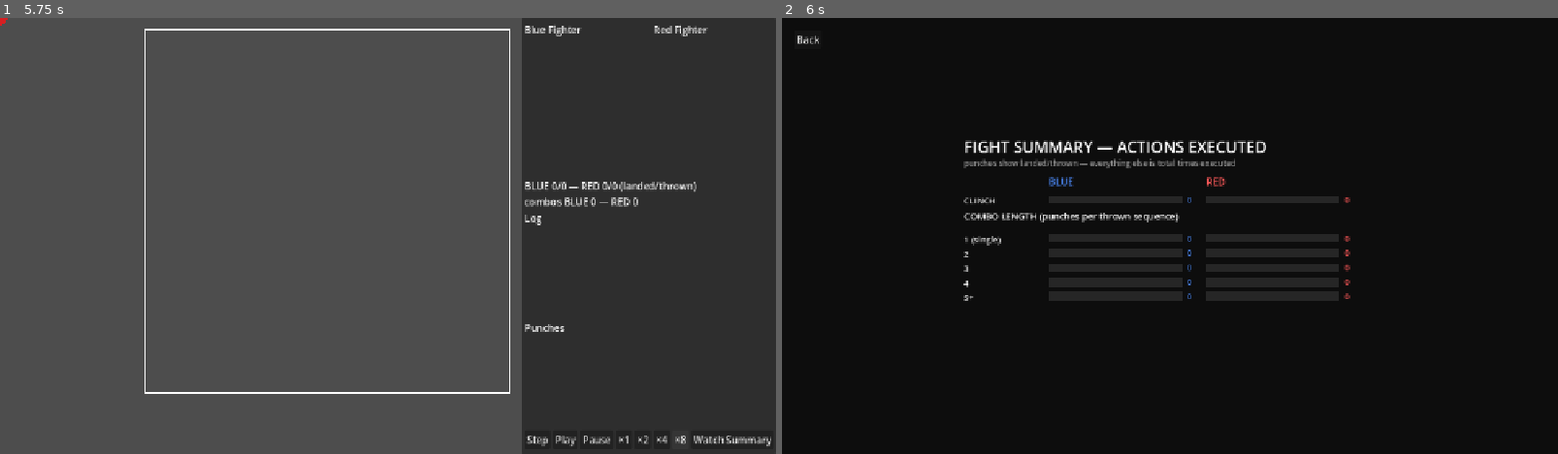
Above: before the commit, frames 1-2 (left to right).
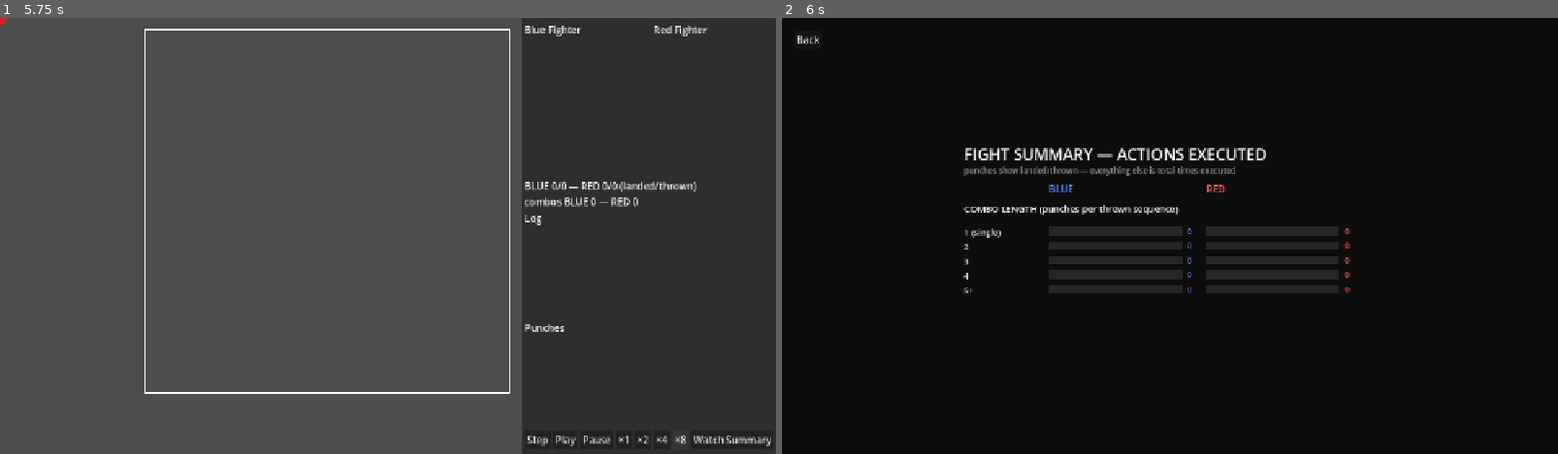
Above: after the commit, the same moments.

Repository: emeene/boxingsim-debugger
Game: Godot game, scene res://scenes/Main.tscn
The game is run twice, just before and just after one commit, with the same random seed, the same clock (stepped at 60 frames per second) and the same inputs.
Inputs:
- Up to frame 1 (5.75 s): click "Play" at 0.5 s; click "Play" at 1.25 s; click "Step" at 2 s; click "×1" at 2.75 s; click "×2" at 3.5 s; click "×4" at 4.25 s; click "×8" at 5 s
- Up to frame 2 (6 s): click "Watch Summary" at 5.75 s

Frame 1 is identical in both runs. In frame 2, 8.4% of the frame differs, in the area x 23-74%, y 28-65%.

Commit message:
remove clinch tether/label and always-shown row (backend clinch deleted in rework slice 1)

Diff:
--- a/boxing-debugging/scenes/ActionSummary.gd
+++ b/boxing-debugging/scenes/ActionSummary.gd
@@ -38,14 +38,13 @@
 const ACTION_ORDER := [
 	"JAB", "CROSS", "LEAD_HOOK", "REAR_HOOK", "LEAD_UPPERCUT", "REAR_UPPERCUT",
 	"LEAD_BODY_HOOK", "REAR_BODY_HOOK",
-	"FEINT", "CLINCH",
+	"FEINT",
 	"BLOCK", "SLIP_LEFT", "SLIP_RIGHT",
 	"IDLE",
 ]
-# CLINCH is genuinely rare (a handful of attempts a bout even after the 2026-07-20 fixes) —
-# the zero-suppression below would hide it in most fights, reading as "never implemented"
-# rather than "didn't happen this bout." Owner asked for it explicitly, so it always shows.
-const ALWAYS_SHOWN := ["CLINCH"]
+# Action rows that show even at a zero count. Empty since the clinch — the one action the
+# owner wanted pinned visible — was removed in the first slice of the clinch rework.
+const ALWAYS_SHOWN := []
 
 # Bucket keys match DebugPanel._track_combo_length's own bucketing exactly ("5+" for
 # anything longer than 4) — labels here are just the display text for each key.
--- a/boxing-debugging/scenes/Ring.gd
+++ b/boxing-debugging/scenes/Ring.gd
@@ -10,10 +10,6 @@
 # drawn big over the ring while a count runs — 0 means the referee hasn't said "one" yet.
 var _count: int = 0
 var _downed = null
-# The clinch (hurt cycle survival): while the payload's status says CLINCH the two men are
-# tied up — a rope between the circles plus the word over the ring, so a hold can never be
-# mistaken for two fighters idling at close range.
-var _clinched: bool = false
 
 func _draw() -> void:
 	var origin := Vector2(MatchState.RING_OFFSET_X, MatchState.RING_OFFSET_Y)
@@ -22,14 +18,6 @@
 		var center_top := origin + Vector2(RING_SIZE / 2.0 - 14.0, 64.0)
 		draw_string(ThemeDB.fallback_font, center_top, str(_count),
 				HORIZONTAL_ALIGNMENT_CENTER, -1, 56, Color.WHITE)
-	if _clinched:
-		# The fighters are direct children of origin-anchored wrappers, so their node
-		# positions are in this ring's own space — the tether follows the same lerp the
-		# circles do and never detaches from them.
-		draw_line(f1.position, f2.position, Color.GOLD, 3.0)
-		var label_pos := origin + Vector2(RING_SIZE / 2.0 - 44.0, 64.0)
-		draw_string(ThemeDB.fallback_font, label_pos, "CLINCH",
-				HORIZONTAL_ALIGNMENT_CENTER, -1, 32, Color.GOLD)
 
 func update(snapshot: Dictionary) -> void:
 	# guard is null unless a defense is committed (combat-timing §4); old payloads lack the key.
@@ -38,7 +26,6 @@
 	# the hurt cycle's additions, same additive contract.
 	_count = snapshot.get("count", 0)
 	_downed = snapshot.get("downed")
-	_clinched = snapshot.get("status", "") == "CLINCH"
 	f1.update_from_snapshot(snapshot["f1"]["x"], snapshot["f1"]["y"], snapshot["f1"]["health"], snapshot["f1"]["stamina"], …(215 unchanged characters)…
 	f2.update_from_snapshot(snapshot["f2"]["x"], snapshot["f2"]["y"], snapshot["f2"]["health"], snapshot["f2"]["stamina"], …(215 unchanged characters)…
 	queue_redraw()
